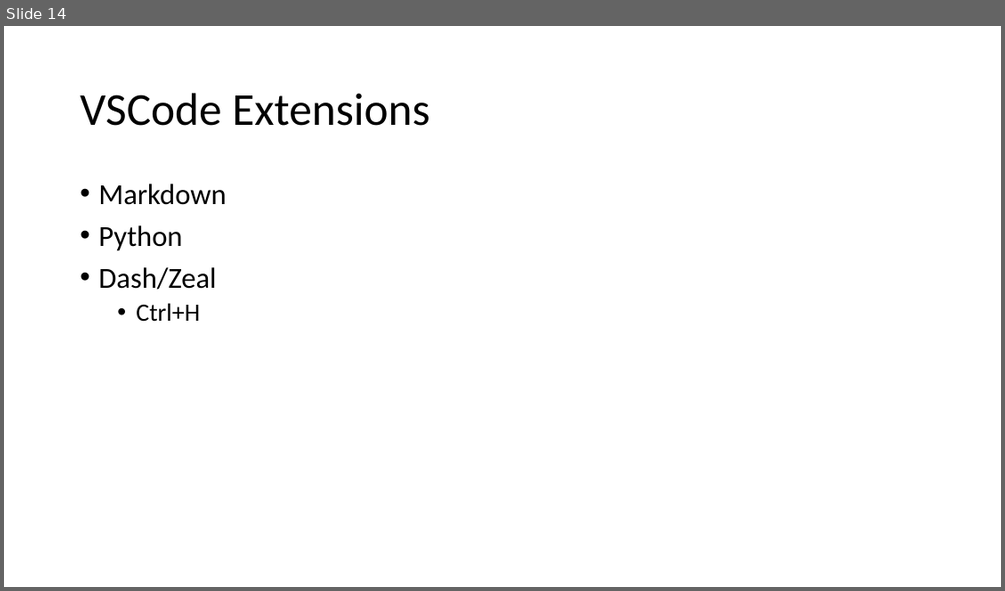
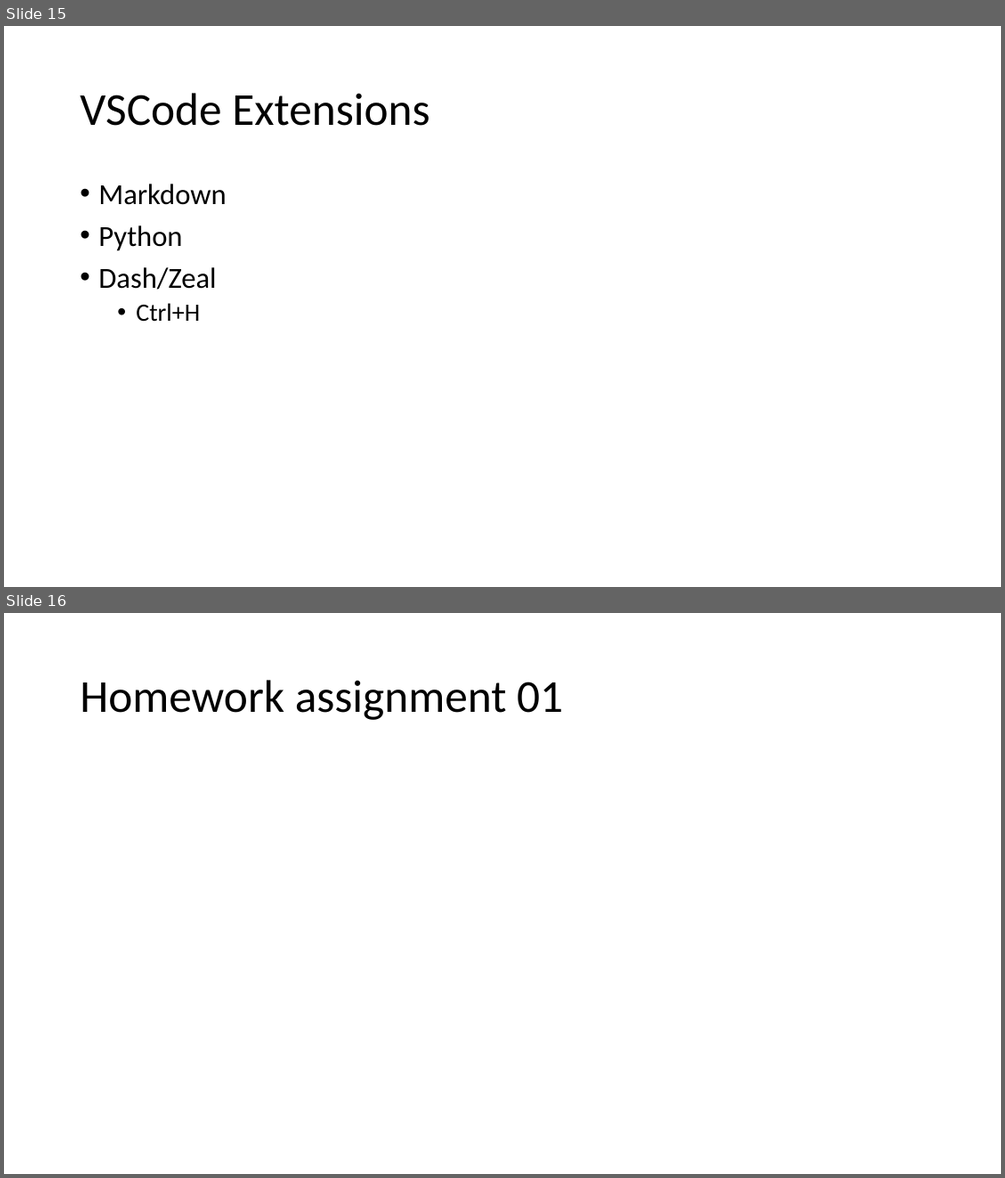
Before and after one commit to mathphysmx/teaching-ml, a slide deck: slides/01_softwareTutorial.pptx. Shown one above the other, each under a label of ours: slide 14 before the commit, slides 15 and 16 after it. The pictures are 1005x591 and 1005x1178 pixels, drawn with LibreOffice and Linux fonts; fonts in the diff are those of the drawing. Boxes give left, top, right and bottom in pixels: in the first picture for what was removed or moved away, otherwise in the second. Text is boxed around its words. In the diff, an @@ line names an element or a change of style, - is before the commit and + after.

```diff
--- a/slides/01_softwareTutorial.pptx
+++ b/slides/01_softwareTutorial.pptx
@@ slide 16 added at box(4, 613, 1001, 1174), background #FFFFFF @@
@@ title added at box(80, 680, 563, 720), 44 pt, text #000000 @@
+Homework assignment 01
@@ what was slide 14 is now slide 15 @@
```
Also in this commit, not shown: 3 slides changed, 1 other slide added, 9 other files.
